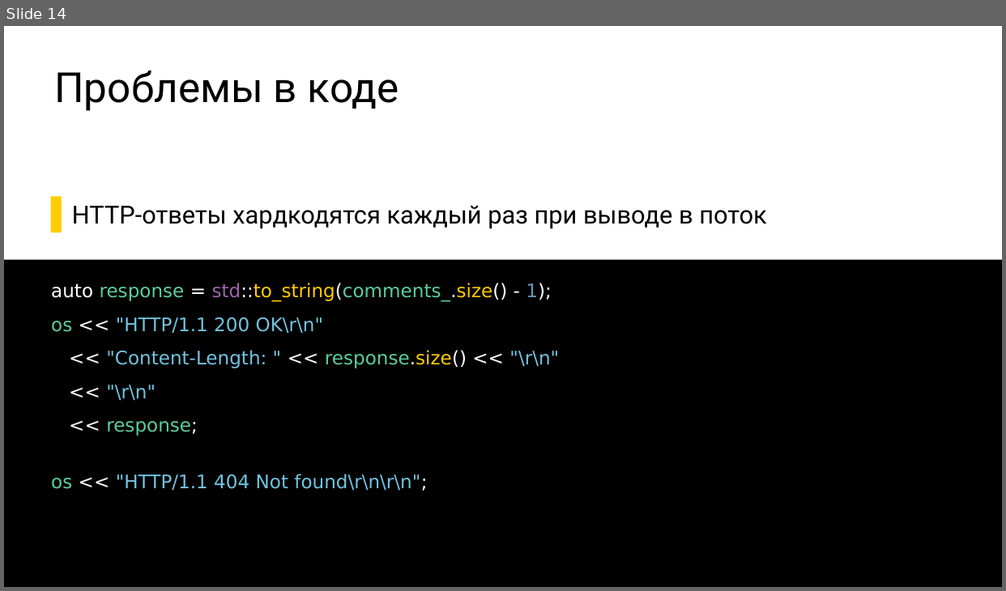
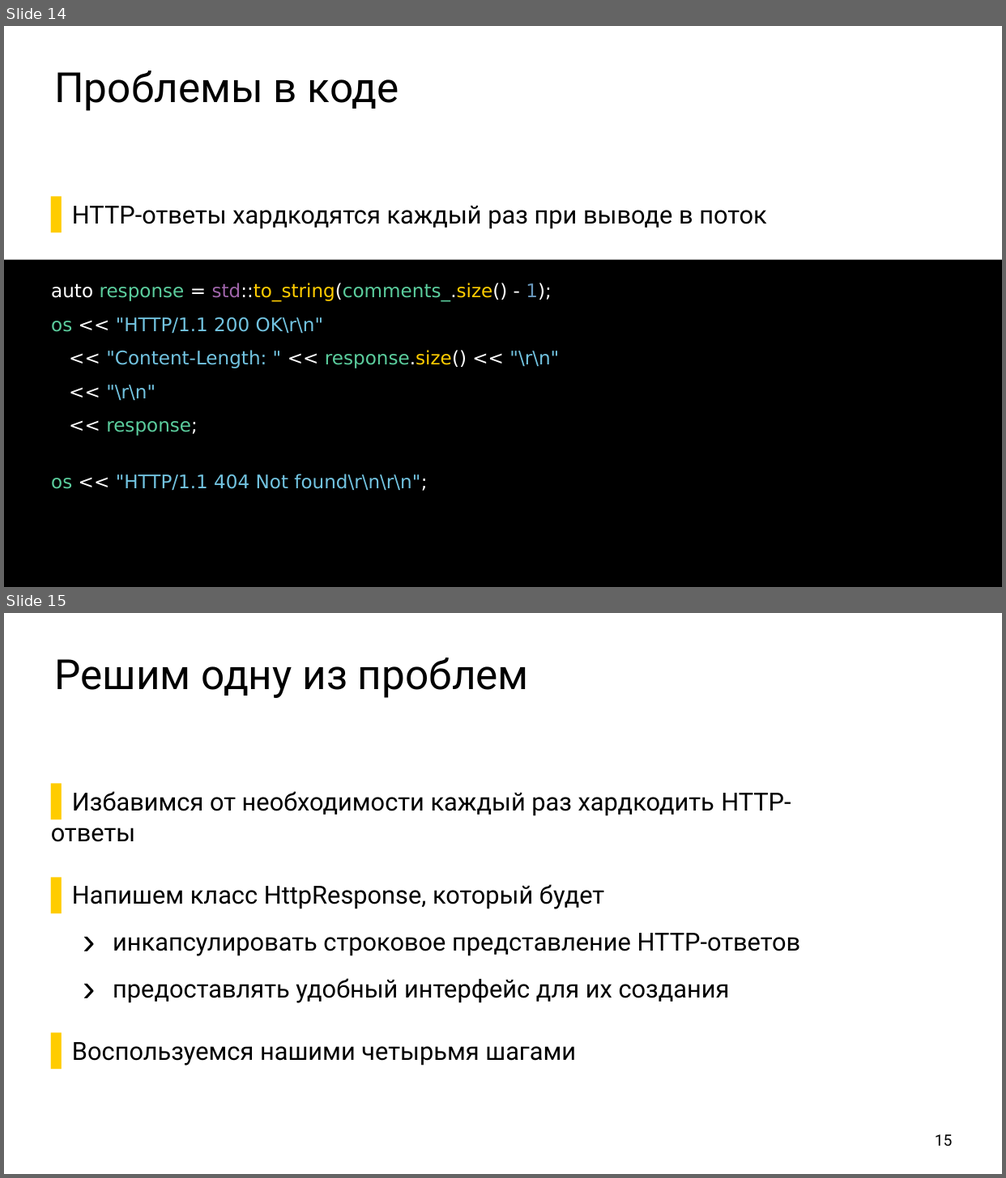
Before and after one commit to ishfb/secr2017, a slide deck: slides.pptx. Shown one above the other, each under a label of ours: slide 14 before the commit, slides 14 and 15 after it. The pictures are 1006x591 and 1006x1178 pixels, drawn with LibreOffice and Linux fonts; fonts in the diff are those of the drawing. Boxes give left, top, right and bottom in pixels: in the first picture for what was removed or moved away, otherwise in the second. Text is boxed around its words. In the diff, an @@ line names an element or a change of style, - is before the commit and + after.

```diff
--- a/slides.pptx
+++ b/slides.pptx
@@ slide 15 added at [4,613,1002,1174], background #FFFFFF @@
@@ title added at [54,658,529,698], 80 pt, text #000000 @@
+Решим одну из проблем
@@ text added at [51,791,800,1066], 48 pt, text #000000 @@
+  ▌ Избавимся от необходимости каждый раз хардкодить HTTP-ответы
+  ▌ Напишем класс HttpResponse, который будет
+    › инкапсулировать строковое представление HTTP-ответов
+    › предоставлять удобный интерфейс для их создания
+  ▌ Воспользуемся нашими четырьмя шагами
@@ page number added at [935,1135,953,1147], 30 pt, text #000000 @@
+15
```
Also in this commit, not shown: 1 slide changed, 3 other slides added.
